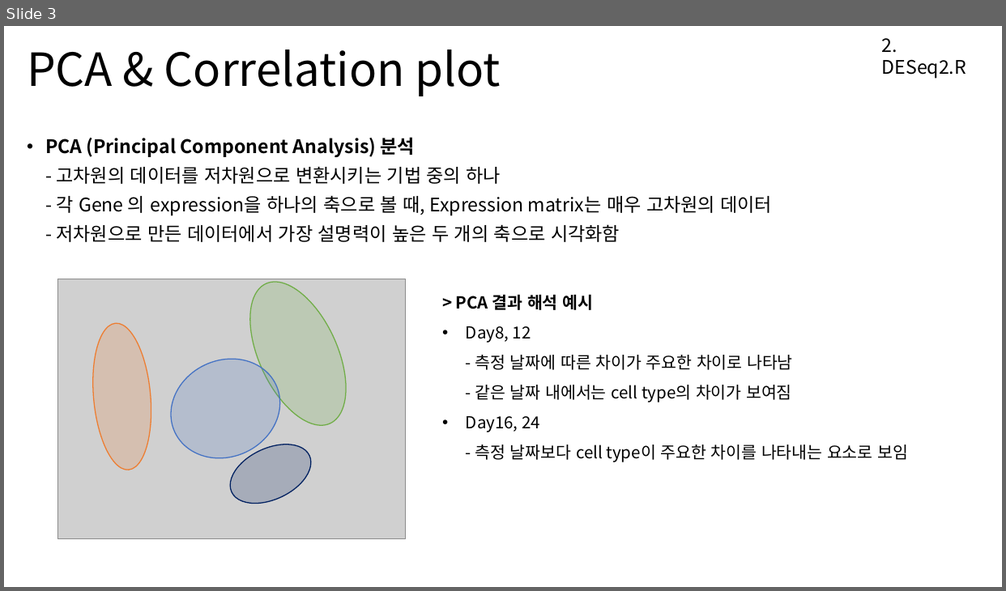
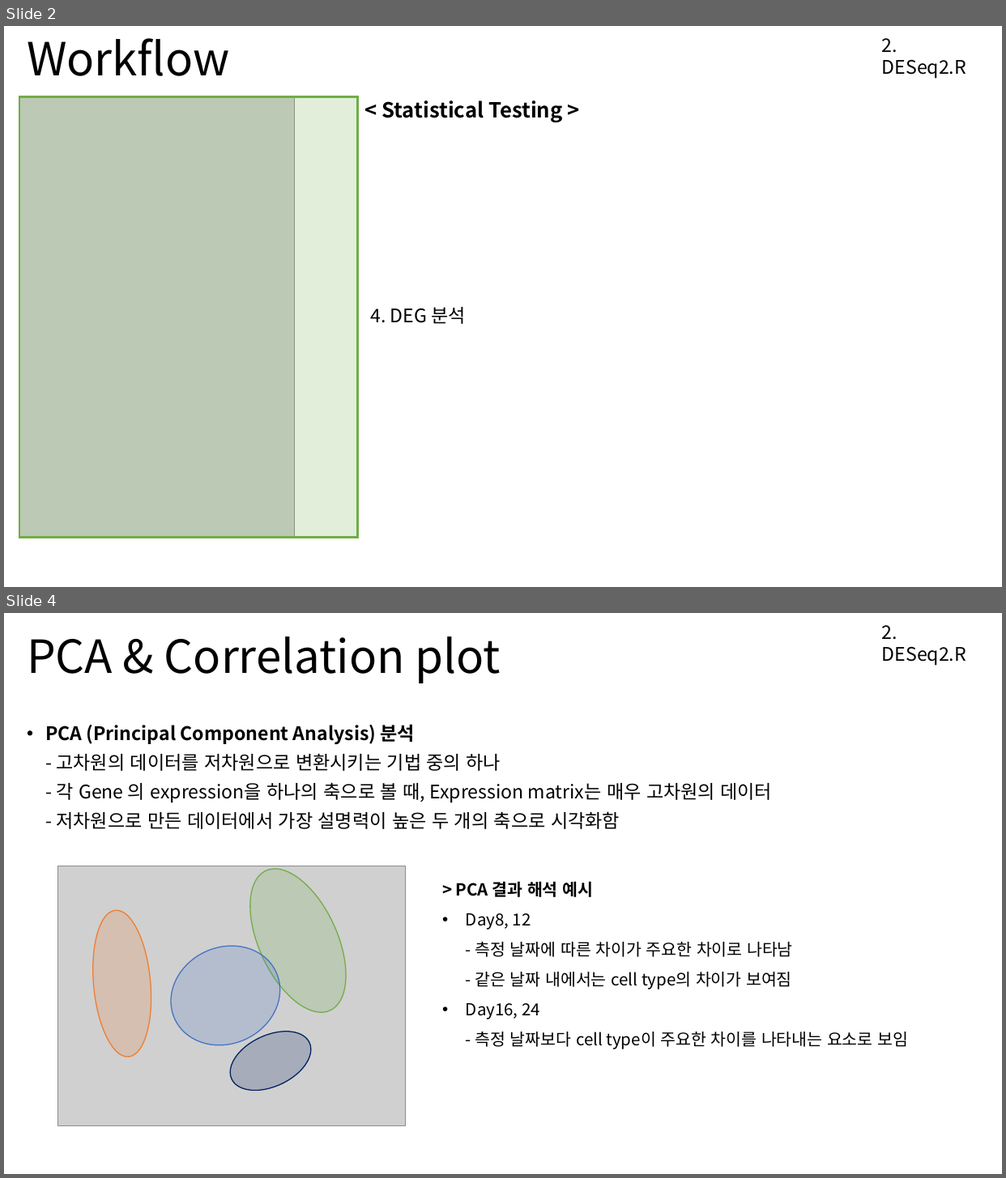
Before and after one commit to Khreat0205/Education_BulkRNAseq, a slide deck: Presentation/2. DESeq2.pptx. Shown one above the other, each under a label of ours: slide 3 before the commit, slides 2 and 4 after it; the slides between them are not shown. The pictures are 1006x591 and 1006x1178 pixels, drawn with LibreOffice and Linux fonts; fonts in the diff are those of the drawing; grey boxes stand for pictures. Boxes give left, top, right and bottom in pixels: in the first picture for what was removed or moved away, otherwise in the second. Text is boxed around its words. In the diff, an @@ line names an element or a change of style, - is before the commit and + after.

```diff
--- a/Presentation/2. DESeq2.pptx
+++ b/Presentation/2. DESeq2.pptx
@@ slide 2 added at [4, 26, 1002, 587], background #FFFFFF @@
@@ title added at [27, 38, 230, 76], 44 pt, text #000000 @@
+Workflow
@@ text added at [882, 38, 966, 79], 18 pt, text #000000 @@
+2. DESeq2.R
@@ picture added at [19, 96, 295, 538] @@
@@ rectangle added at [19, 97, 357, 538], fill #70AD47 at 20% opacity, outline #70AD47 2 pt @@
@@ text added at [381, 101, 562, 123], 20 pt, text #000000, bold @@
+< Statistical Testing >
@@ text added at [370, 307, 466, 324], 18 pt, text #000000 @@
+4. DEG 분석
@@ what was slide 3 is now slide 4 @@
```
Also in this commit, not shown: 4 slides changed, 1 other slide added.
